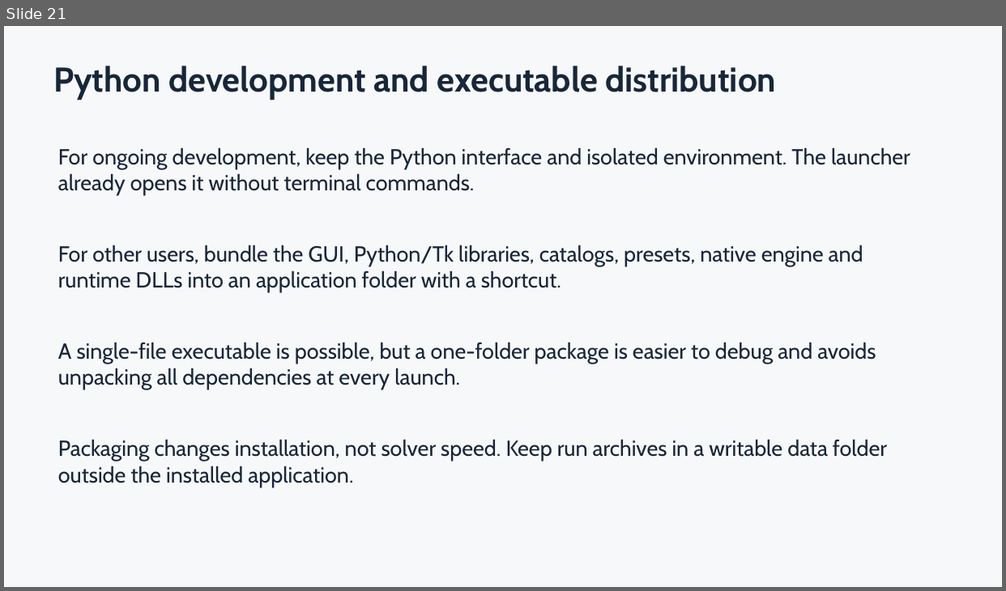
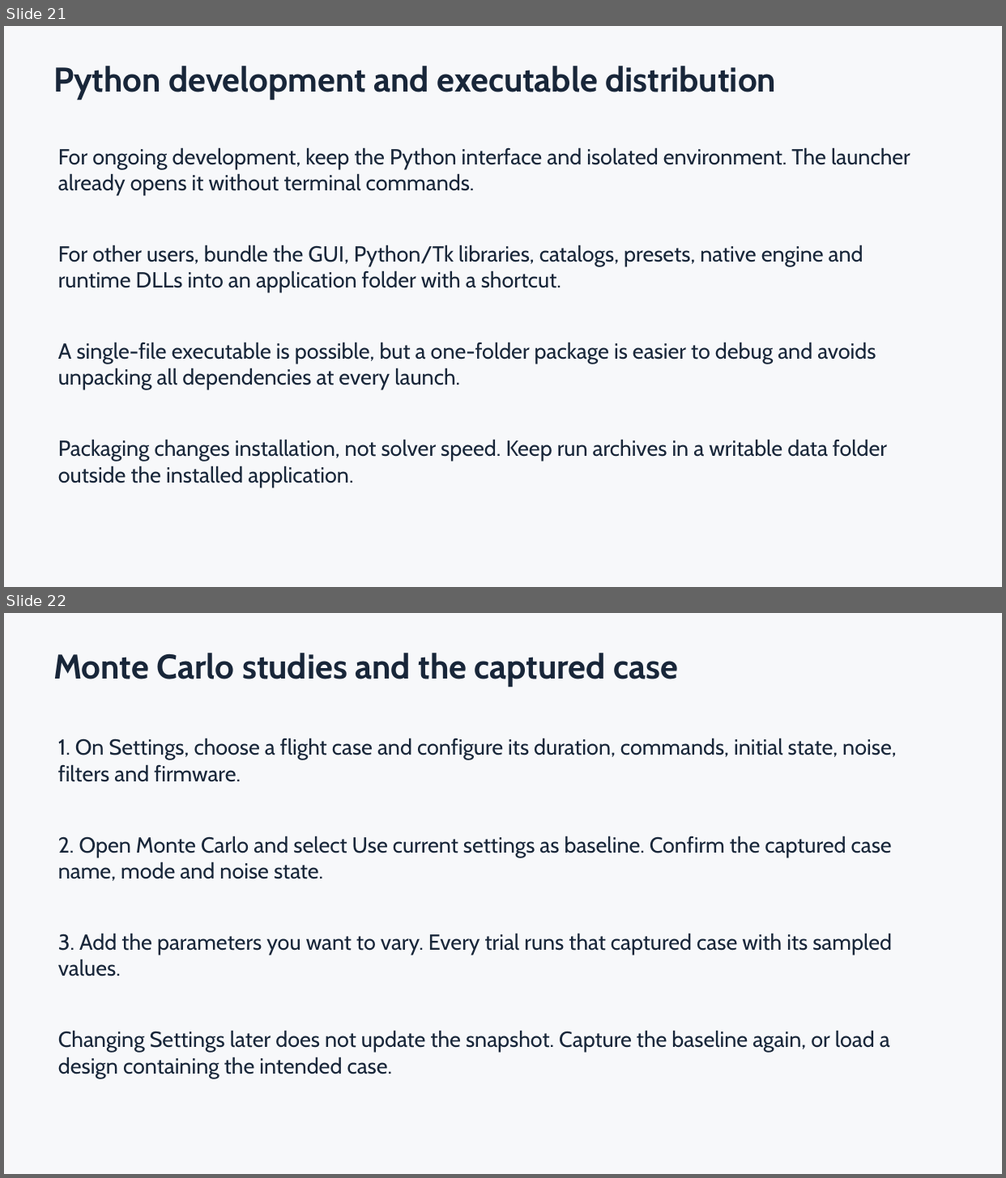
Before and after one commit to MorganSlap/UCI_FWMAV_Flight_Control_Simulation_and_Development, a slide deck: DesktopSIL/docs/Desktop_SIL_Walkthrough.pptx. Shown one above the other, each under a label of ours: slide 21 before the commit, slides 21 and 22 after it. The pictures are 1006x591 and 1006x1178 pixels, drawn with LibreOffice and Linux fonts; fonts in the diff are those of the drawing. Boxes give left, top, right and bottom in pixels: in the first picture for what was removed or moved away, otherwise in the second. Text is boxed around its words. In the diff, an @@ line names an element or a change of style, - is before the commit and + after.

Commit message:
updated user guide and saved monte carlo study config

```diff
--- a/DesktopSIL/docs/Desktop_SIL_Walkthrough.pptx
+++ b/DesktopSIL/docs/Desktop_SIL_Walkthrough.pptx
@@ slide 22 added at [4,613,1002,1174], background #F7F8FA @@
@@ text added at [53,653,678,687], 33 pt, text #182639, bold @@
+Monte Carlo studies and the captured case
@@ text added at [58,738,896,782], 21 pt, text #182639 @@
+1. On Settings, choose a flight case and configure its duration, commands, initial state, noise, filters and firmware.
@@ text added at [58,836,892,881], 21 pt, text #182639 @@
+2. Open Monte Carlo and select Use current settings as baseline. Confirm the captured case name, mode and noise state.
@@ text added at [58,933,892,977], 21 pt, text #182639 @@
+3. Add the parameters you want to vary. Every trial runs that captured case with its sampled values.
@@ text added at [58,1030,890,1079], 21 pt, text #182639 @@
+Changing Settings later does not update the snapshot. Capture the baseline again, or load a design containing the intended case.
```
Also in this commit, not shown: 4 slides changed, 10 other slides added, 1 other file.
